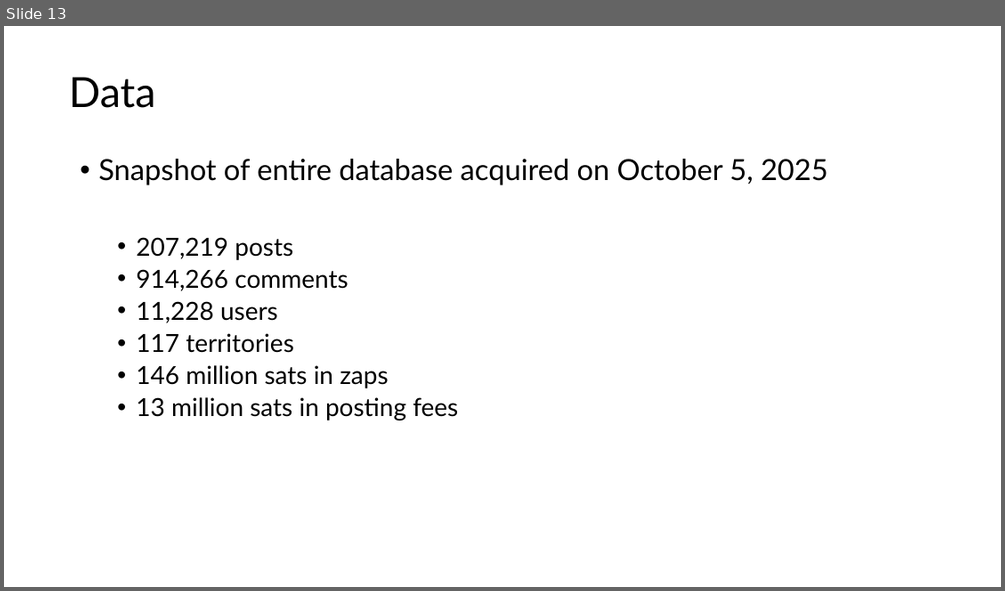
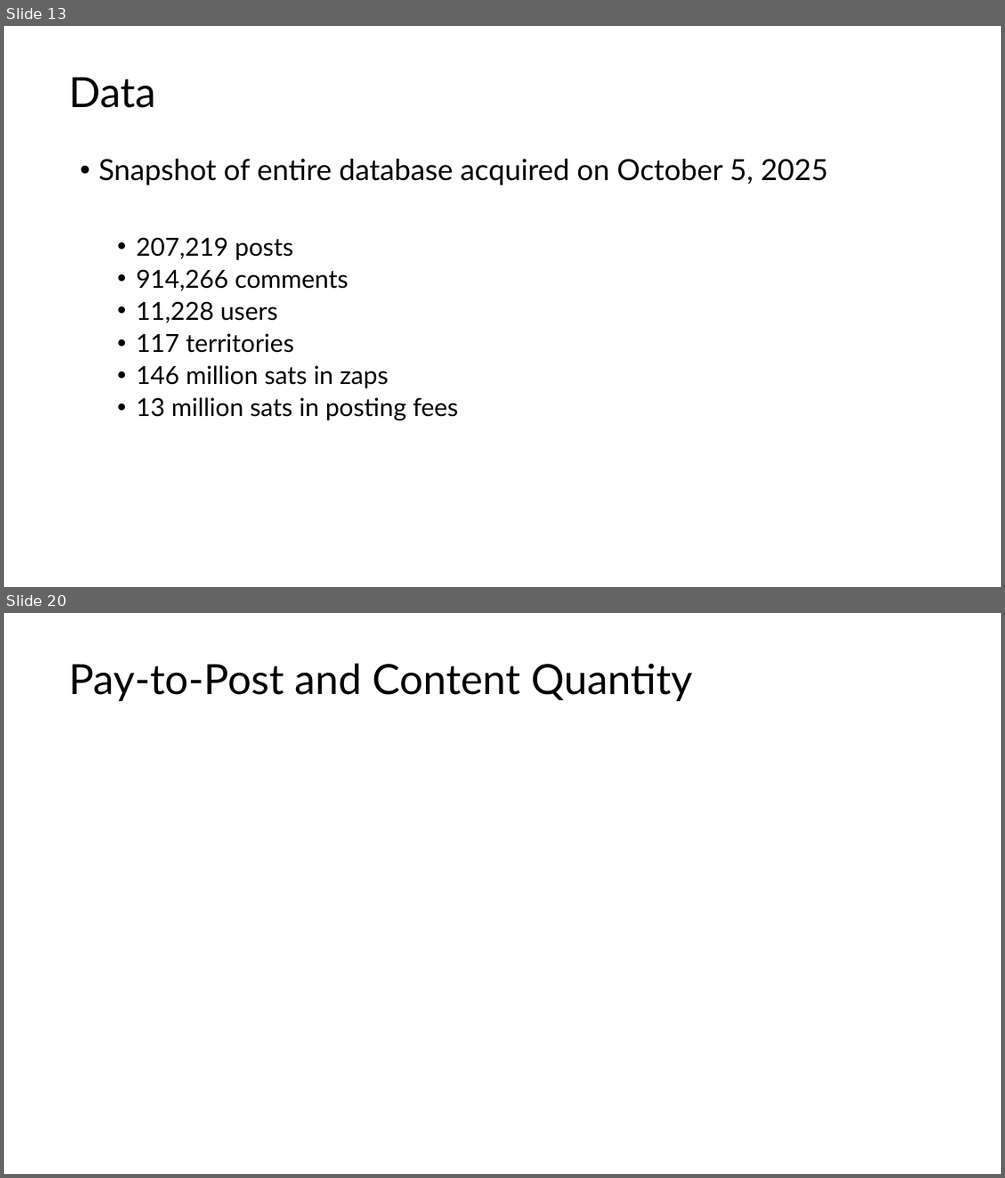
Before and after one commit to ed-kung/sn-research, a slide deck: presentations/2026-02-25-csun.pptx. Shown one above the other, each under a label of ours: slide 13 before the commit, slides 13 and 20 after it; the slides between them are not shown. The pictures are 1005x591 and 1005x1178 pixels, drawn with LibreOffice and Linux fonts; fonts in the diff are those of the drawing; grey boxes stand for pictures. Boxes give left, top, right and bottom in pixels: in the first picture for what was removed or moved away, otherwise in the second. Text is boxed around its words. In the diff, an @@ line names an element or a change of style, - is before the commit and + after.

```diff
--- a/presentations/2026-02-25-csun.pptx
+++ b/presentations/2026-02-25-csun.pptx
@@ slide 20 added at (x1=4, y1=613, x2=1001, y2=1174), background #FFFFFF @@
@@ title added at (x1=69, y1=663, x2=692, y2=701), 40 pt, text #000000 @@
+Pay-to-Post and Content Quantity
```
Also in this commit, not shown: 19 other slides added, 1 other file.
